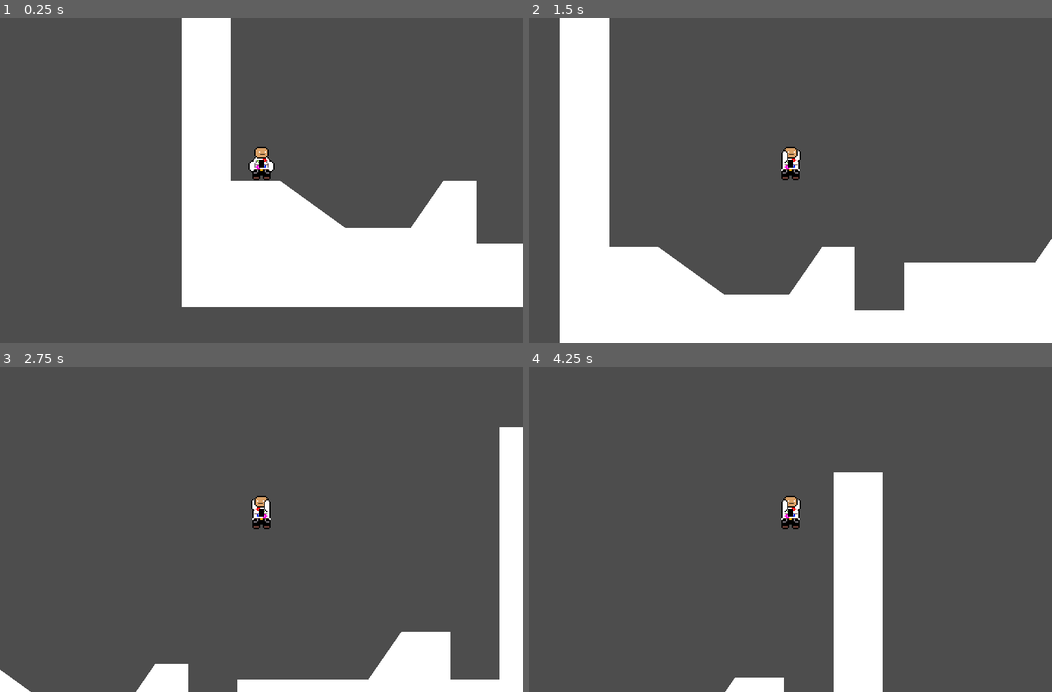
Above: before the commit, frames 1-4 (two rows, left to right).
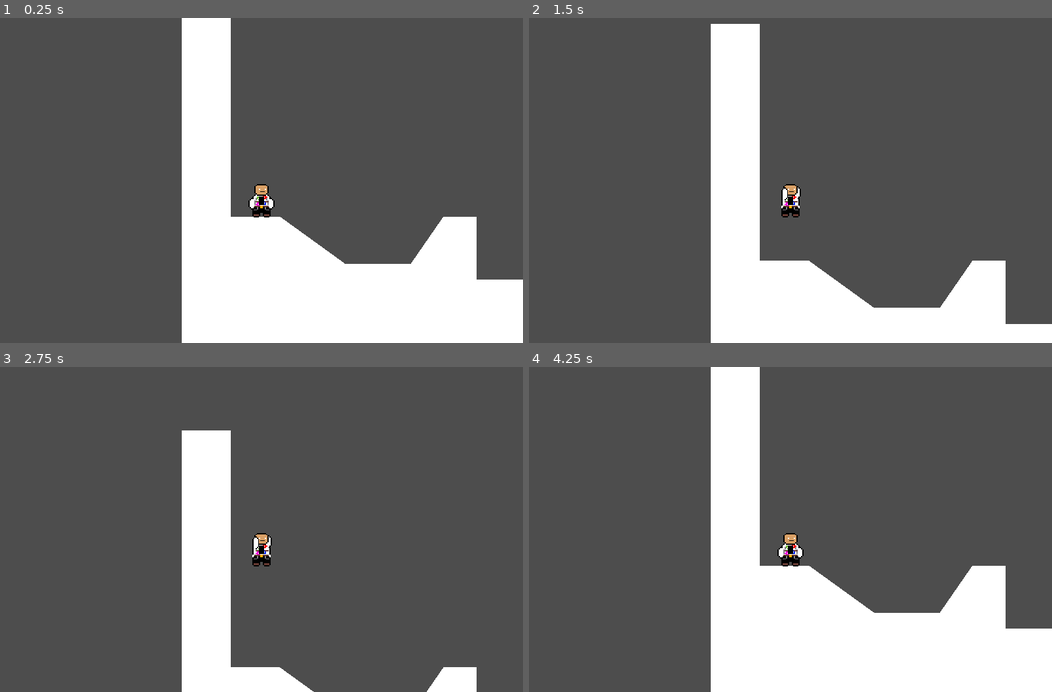
Above: after the commit, the same moments.

Repository: AnOropeza26/Capstone-game
Game: Godot game, scene res://world.tscn
Same seed, same stepped clock (60 frames per second), same inputs: the game is played once before the commit and once after it.
Inputs:
- Up to frame 1 (0.25 s): no input
- Up to frame 2 (1.5 s): tap Enter (ui_accept) at 0.5 s; hold Right (ui_right) from 0.53 s (still down); tap Space (jump, bound only after the commit) at 0.6, 0.77, 1.07, 1.35 s
- Up to frame 3 (2.75 s): tap Space (jump, bound only after the commit) at 1.52, 1.82, 2.1 s; release Right (ui_right) at 2.03 s; hold Left (ui_left) from 2.03 s (still down)
- Up to frame 4 (4.25 s): release Left (ui_left) at 2.78 s; hold Right (ui_right) from 2.78 s (still down); tap Space (jump, bound only after the commit) at 2.85, 3.02, 3.32, 3.6, 3.77, 4.07 s

The runs differ from the first frame. In frame 1, 14% of the frame differs, in the area x 34-100%, y 39-100%; in frame 2, 28%, in the area x 5-100%, y 0-100%; in frame 3, 16%; in frame 4, 27%.

Commit message:
added wall jump

Diff:
--- a/DefaultMovementData.tres
+++ b/DefaultMovementData.tres
@@ -8,6 +8,6 @@
 acceleration = 1000.0
 jump_velocity = -400.0
 friction = 4000.0
-gravity_scale = 1.1
+gravity_scale = 1.0
 air_resistance = 200.0
 air_acceleration = 400.0
--- a/player.tscn
+++ b/player.tscn
@@ -10,6 +10,7 @@
 @export var movement_data : PlayerMovementData
 
 var air_jump = false
+var just_wall_jumped = false
 var gravity = ProjectSettings.get_setting(\"physics/2d/default_gravity\")
 
 @onready var animated_sprite_2d = $AnimatedSprite2D
@@ -19,7 +20,8 @@
 func _physics_process(delta):
 	apply_gravity(delta)
 	handle_jump()
-	var input_axis := Input.get_axis(\"ui_left\", \"ui_right\")
+	handle_wall_jump()
+	var input_axis := Input.get_axis(\"move_left\", \"move_right\")
 	handle_air_acceleration(input_axis, delta)
 	handle_acceleration(input_axis, delta)
 	apply_friction(input_axis, delta)
@@ -36,18 +38,33 @@
 	if not is_on_floor():
 		velocity.y += gravity * movement_data.gravity_scale * delta
 
+func handle_wall_jump():
+	if is_on_floor(): return
+	if not is_on_wall(): return
+	var wall_normal = get_wall_normal()
+	if Input.is_action_just_pressed(\"move_left\") and wall_normal == Vector2.LEFT:
+		velocity.x = wall_normal.x * movement_data.speed
+		velocity.y = movement_data.jump_velocity * 0.8
+
+
+	if Input.is_action_just_pressed(\"move_right\") and wall_normal == Vector2.RIGHT:
+		velocity.x = wall_normal.x * movement_data.speed
+		velocity.y = movement_data.jump_velocity * 0.8
+
+
+
 func handle_jump():
 	if is_on_floor(): air_jump = true
 
 	if  is_on_floor() or coyote_jump_timer.time_left > 0.0:
-		if Input.is_action_just_pressed(\"ui_accept\"):
+		if Input.is_action_just_pressed(\"jump\"):
 			velocity.y = movement_data.jump_velocity
 	if not is_on_floor():
-		if Input.is_action_just_pressed(\"ui_accept\") and velocity.y < movement_data.jump_velocity/ 2 :
+		if Input.is_action_just_pressed(\"jump\") and velocity.y < movement_data.jump_velocity/ 2 :
 			velocity.y = movement_data.jump_velocity / 1.2
 
-		if Input.is_action_just_pressed(\"ui_accept\") and air_jump:
-			velocity.y = movement_data.jump_velocity
+		if Input.is_action_just_pressed(\"jump\") and air_jump:
+			velocity.y = movement_data.jump_velocity * 0.8
 			air_jump = false
 
 
@@ -183,11 +200,13 @@
 "speed": 12.0
 }]
 
-[sub_resource type="RectangleShape2D" id="RectangleShape2D_0mxds"]
+[sub_resource type="RectangleShape2D" id="RectangleShape2D_lg0ke"]
 size = Vector2(20, 28)
 
 [node name="Player" type="CharacterBody2D"]
 floor_constant_speed = true
+floor_max_angle = 1.22173
+floor_snap_length = 5.0
 script = SubResource("GDScript_bm4dc")
 movement_data = ExtResource("1_jkio6")
 
@@ -200,8 +219,8 @@
 frame_progress = 0.572766
 
 [node name="CollisionShape2D" type="CollisionShape2D" parent="."]
-position = Vector2(0, -14)
-shape = SubResource("RectangleShape2D_0mxds")
+position = Vector2(0, -15)
+shape = SubResource("RectangleShape2D_lg0ke")
 
 [node name="CoyoteJumpTimer" type="Timer" parent="."]
 wait_time = 0.2
--- a/project.godot
+++ b/project.godot
@@ -57,6 +57,21 @@
 , Object(InputEventKey,"resource_local_to_scene":false,"resource_name":"","device":-1,"window_id":0,"alt_pressed":false …(183 unchanged characters)…
 ]
 }
+move_left={
+"deadzone": 0.5,
+"events": [Object(InputEventKey,"resource_local_to_scene":false,"resource_name":"","device":-1,"window_id":0,"alt_pressed":false,"shift_pressed":false,"ctrl_pressed":false,"meta_pressed":false,"pressed":false,"keycode":0,"physical_keycode":65,"key_label":0,"unicode":97,"location":0,"echo":false,"script":null)
+]
+}
+move_right={
+"deadzone": 0.5,
+"events": [Object(InputEventKey,"resource_local_to_scene":false,"resource_name":"","device":-1,"window_id":0,"alt_pressed":false,"shift_pressed":false,"ctrl_pressed":false,"meta_pressed":false,"pressed":false,"keycode":0,"physical_keycode":68,"key_label":0,"unicode":100,"location":0,"echo":false,"script":null)
+]
+}
+jump={
+"deadzone": 0.5,
+"events": [Object(InputEventKey,"resource_local_to_scene":false,"resource_name":"","device":-1,"window_id":0,"alt_pressed":false,"shift_pressed":false,"ctrl_pressed":false,"meta_pressed":false,"pressed":false,"keycode":0,"physical_keycode":32,"key_label":0,"unicode":32,"location":0,"echo":false,"script":null)
+]
+}
 
 [rendering]
 
--- a/world.tscn
+++ b/world.tscn
@@ -1,7 +1,10 @@
-[gd_scene load_steps=3 format=3 uid="uid://revjw73co7sl"]
+[gd_scene load_steps=4 format=3 uid="uid://revjw73co7sl"]
 
 [ext_resource type="Script" path="res://world.gd" id="1_jkch7"]
 [ext_resource type="PackedScene" uid="uid://x5vhp4acp7vh" path="res://player.tscn" id="2_mi63y"]
+
+[sub_resource type="RectangleShape2D" id="RectangleShape2D_dabxj"]
+size = Vector2(37, 122)
 
 [node name="World" type="Node2D"]
 script = ExtResource("1_jkch7")
@@ -20,3 +23,17 @@
 position = Vector2(-176, 200)
 
 [node name="Camera2D" type="Camera2D" parent="Player"]
+position = Vector2(0, -32)
+
+[node name="StaticBody2D2" type="StaticBody2D" parent="."]
+position = Vector2(214, 85)
+
+[node name="CollisionShape2D" type="CollisionShape2D" parent="StaticBody2D2"]
+position = Vector2(-25, -14)
+shape = SubResource("RectangleShape2D_dabxj")
+
+[node name="ColorRect" type="ColorRect" parent="StaticBody2D2/CollisionShape2D"]
+offset_left = -18.0
+offset_top = -61.0
+offset_right = 20.0
+offset_bottom = 62.0
